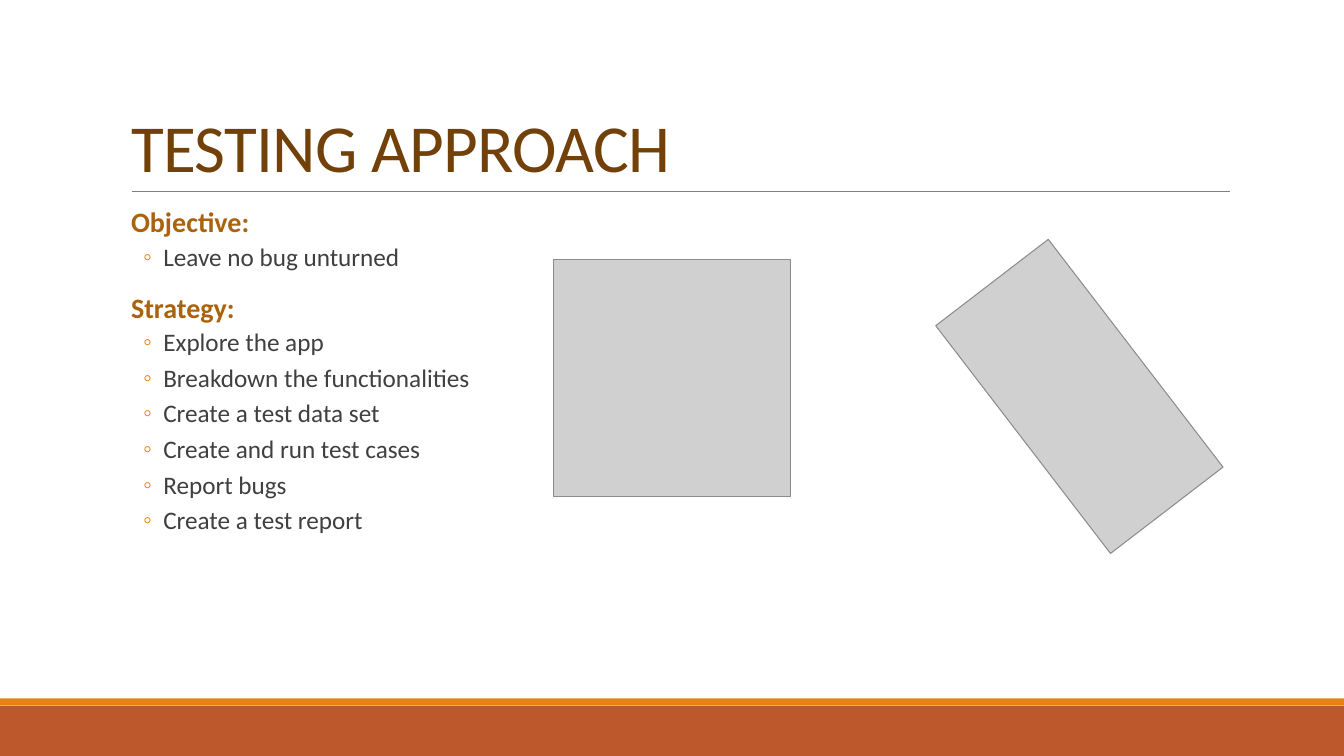
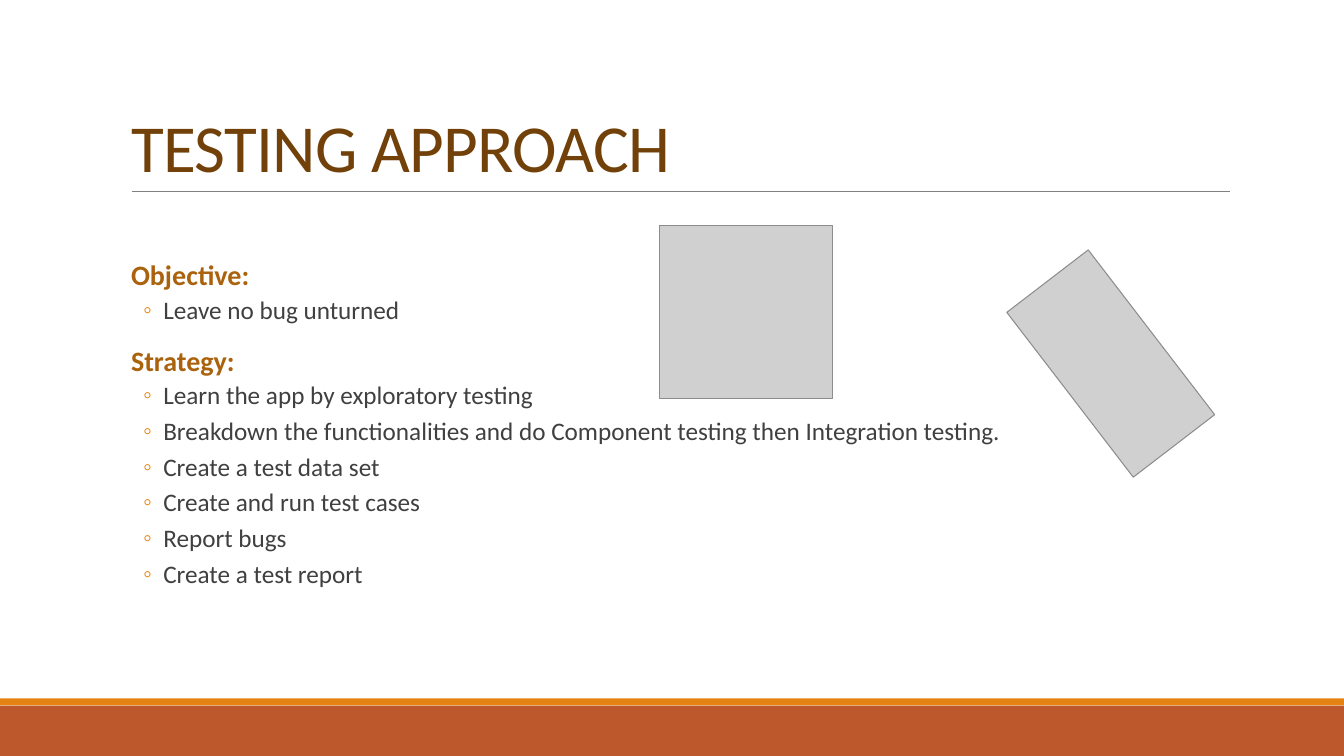
Before and after one commit to corinaradu/siit-testing, a slide deck: slide 4 of final-project/virtual-cards/virtual-cards.pptx. Drawn at 1344x756 pixels with LibreOffice and Linux fonts; fonts in the diff are those of the drawing; grey boxes stand for pictures. Boxes give left, top, right and bottom in pixels: in the first picture for what was removed or moved away, otherwise in the second. Text is boxed around its words. In the diff, an @@ line names an element or a change of style, - is before the commit and + after.

```diff
--- a/final-project/virtual-cards/virtual-cards.pptx
+++ b/final-project/virtual-cards/virtual-cards.pptx
@@ picture: place and size @@
-picture at (554,260,789,496)
+picture at (659,225,833,398)
@@ picture: place and size @@
-picture at (935,239,1223,554)
+picture at (1007,250,1215,478)
@@ text at (163,386,1000,445): text changed @@
-  ◦ Explore the app
-  ◦ Breakdown the functionalities
+  ◦ Learn the app by exploratory testing
+  ◦ Breakdown the functionalities and do Component testing then Integration testing.
```
Also in this commit, not shown: 7 other slides changed, 1 slide removed, 6 other files.
